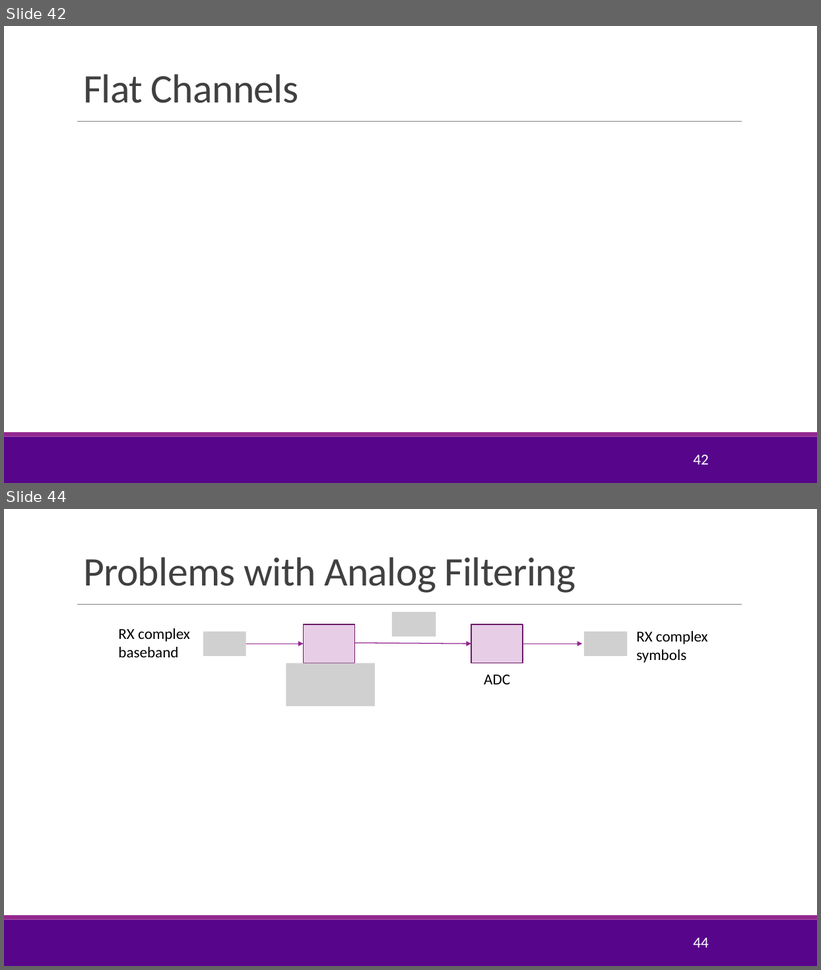
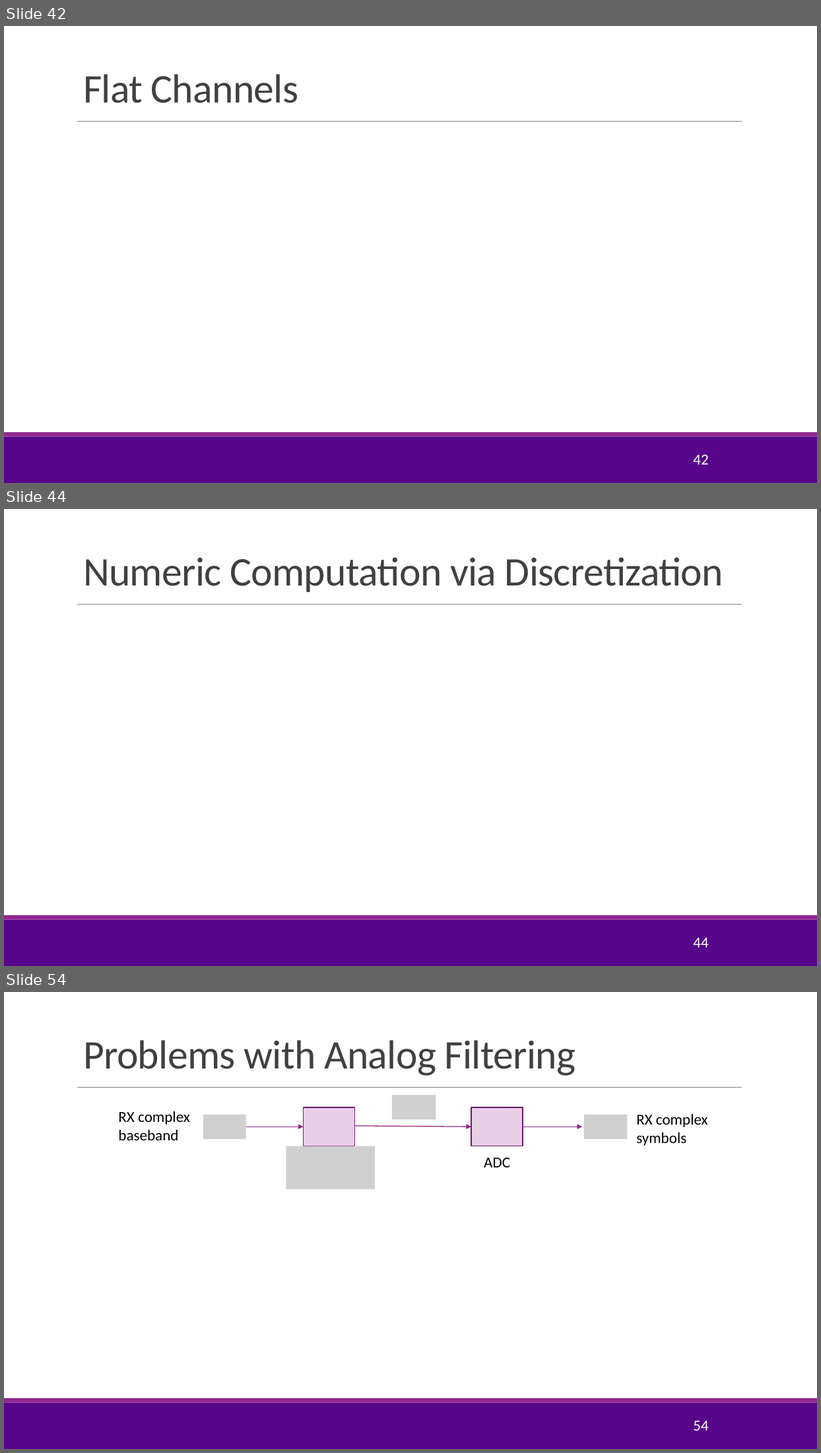
Before and after one commit to sdrangan/digitalcomm, a slide deck: Lectures/Unit03_RxFilter.pptx. Shown one above the other, each under a label of ours: slides 42 and 44 before the commit, slides 42, 44 and 54 after it; the slides between them are not shown. The pictures are 821x970 and 821x1453 pixels, drawn with LibreOffice and Linux fonts; fonts in the diff are those of the drawing; grey boxes stand for pictures; background and template pictures are left out. Boxes give left, top, right and bottom in pixels: in the first picture for what was removed or moved away, otherwise in the second. Text is boxed around its words. In the diff, an @@ line names an element or a change of style, - is before the commit and + after.

```diff
--- a/Lectures/Unit03_RxFilter.pptx
+++ b/Lectures/Unit03_RxFilter.pptx
@@ slide 44 added at (4,509,817,966), background #FFFFFF; not listed: 3 template elements that a slide beside it also shows @@
@@ title added at (83,557,723,592), 48 pt, text #404040 @@
+Numeric Computation via Discretization
@@ page number added at (693,938,708,948), 18 pt, text #FFFFFF @@
+44
@@ what was slide 44 is now slide 54 @@
@@ page number at (693,1421,708,1431): text changed @@
-44
+54
```
Also in this commit, not shown: 6 slides changed, 14 other slides added, 3 other files.
